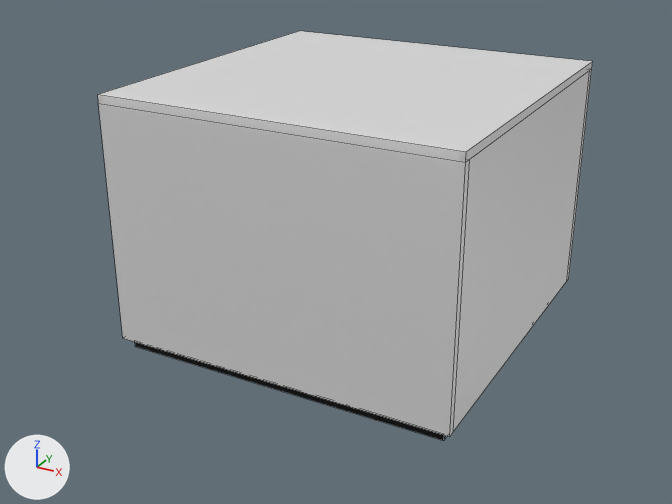
The FBX model Assets/Prototype_Elevator/Art/Models/ELV_Cabin_AD47.fbx as it was, and as the next commit left it.
Camera for both pictures: a 50 mm camera at (5.09, -9.92, 5.68) aimed at (-0.22, -0.27, 0.85). Lighting does not change. The marker at lower left points along +X, +Y and +Z. The first picture is the older version. Mesh edges are drawn as thin lines. Where no turn or scale is listed for an object, it has been applied to the vertices. Vertices at exactly the same position are counted once.

Objects in the first picture: 'SM_Cab_Ceiling', 'SM_Cab_FloorVoid', 'SM_Cab_Wall_Back', 'SM_Cab_Wall_Front', 'SM_Cab_Wall_Right'.
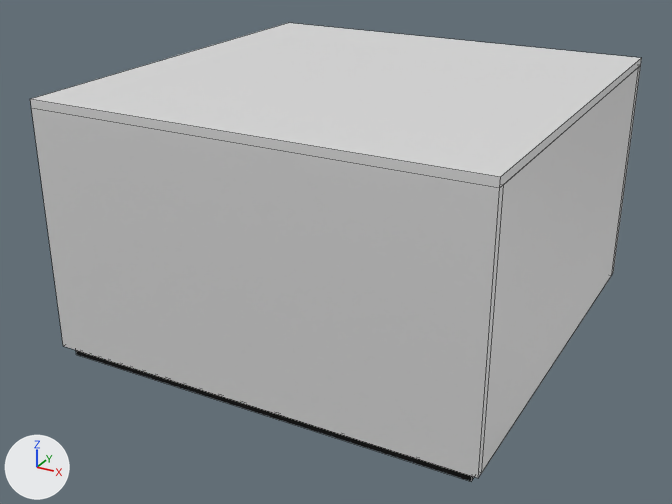
Location of each change, (x1, y1, x2, y2) in pixels of the pictures (672 x 504 px):
```json
{"object": "SM_Cab_Wall_Front", "change": "moved, rescaled", "before": [98, 103, 470, 437], "after": [31, 108, 504, 478], "on screen": "27% wider, 11% taller"}
{"object": "SM_Cab_Ceiling", "change": "rescaled", "before": [98, 31, 593, 162], "after": [30, 23, 642, 188], "on screen": "24% wider, 26% taller"}
{"object": "SM_Cab_Wall_Right", "change": "moved, rescaled", "before": [453, 71, 590, 432], "after": [482, 67, 639, 472], "on screen": "14% wider, 12% taller"}
{"object": "SM_Cab_FloorVoid", "change": "rescaled", "before": [135, 342, 447, 440], "after": [76, 350, 474, 481], "on screen": "27% wider, 33% taller"}
{"object": "SM_Cab_Wall_Back", "change": "reshaped", "before": [567, 69, 592, 280], "after": [612, 66, 641, 274], "on screen": "mostly hidden"}
```

The change, as JSON lines over the scene's bpy script:
```json
{"block": "me_sm_cab_wall_front", "where": "# used by ob_sm_cab_wall_front; location = (0.0, 0.0, 0.0)"}
{"op": "remove", "block": "me_sm_cab_wall_front", "code": "me_sm_cab_wall_front.from_pydata(...)  # 8 vertices, 6 faces; spans x -2.2..2.2, y -2.2..-2.1, z 0.0..3.0"}
{"op": "add", "block": "me_sm_cab_wall_front", "code": "me_sm_cab_wall_front.from_pydata(...)  # 8 vertices, 6 faces; spans x -2.71..2.71, y -2.71..-2.61, z 0.0..3.0"}
{"block": "me_sm_cab_wall_front", "change": "me_sm_cab_wall_front part 4: the whole mesh is scaled about its middle by (1.23, 1, 1), then moved by (0.0, -0.51, 0.0)"}
{"block": "me_sm_cab_wall_right", "where": "# used by ob_sm_cab_wall_right; location = (0.0, 0.0, 0.0)"}
{"op": "remove", "block": "me_sm_cab_wall_right", "code": "me_sm_cab_wall_right.from_pydata(...)  # 8 vertices, 6 faces; spans x 2.1..2.2, y -2.1..2.1, z 0.0..3.0"}
{"op": "add", "block": "me_sm_cab_wall_right", "code": "me_sm_cab_wall_right.from_pydata(...)  # 8 vertices, 6 faces; spans x 2.61..2.71, y -2.61..2.61, z 0.0..3.0"}
{"block": "me_sm_cab_wall_right", "change": "me_sm_cab_wall_right part 1: the whole mesh is scaled about its middle by (1, 1.24, 1), then moved by (0.51, 0.0, 0.0)"}
{"block": "me_sm_cab_floorvoid", "where": "# used by ob_sm_cab_floorvoid; location = (0.0, 0.0, 0.0)"}
{"op": "remove", "block": "me_sm_cab_floorvoid", "code": "me_sm_cab_floorvoid.from_pydata(...)  # 8 vertices, 6 faces; spans x -2.1..2.1, y -2.1..2.1, z -0.15..-0.05"}
{"op": "add", "block": "me_sm_cab_floorvoid", "code": "me_sm_cab_floorvoid.from_pydata(...)  # 8 vertices, 6 faces; spans x -2.61..2.61, y -2.61..2.61, z -0.15..-0.05"}
{"block": "me_sm_cab_floorvoid", "change": "me_sm_cab_floorvoid part 5: the whole mesh is scaled about its middle by (1.24, 1.24, 1)"}
{"block": "me_sm_cab_wall_back_mesh", "where": "# used by ob_sm_cab_wall_back; location = (0.0, 0.0, 0.0)"}
{"op": "remove", "block": "me_sm_cab_wall_back_mesh", "code": "me_sm_cab_wall_back_mesh.from_pydata(...)  # 20 vertices, 18 faces; spans x -2.2..2.2, y 2.1..2.2, z 0.0..3.0"}
{"op": "add", "block": "me_sm_cab_wall_back_mesh", "code": "me_sm_cab_wall_back_mesh.from_pydata(...)  # 20 vertices, 18 faces; spans x -2.71..2.71, y 2.61..2.71, z 0.0..3.0"}
{"block": "me_sm_cab_wall_back_mesh", "change": "me_sm_cab_wall_back_mesh part 2: all 4 vertices in x 2.2, y 2.1..2.2, z 0.0..3.0 are moved by (0.51, 0.51, 0.0)"}
{"block": "me_sm_cab_wall_back_mesh", "change": "other edits to the shape of me_sm_cab_wall_back_mesh do not show in these pictures"}
{"block": "me_sm_cab_ceiling", "where": "# used by ob_sm_cab_ceiling; location = (0.0, 0.0, 0.0)"}
{"op": "remove", "block": "me_sm_cab_ceiling", "code": "me_sm_cab_ceiling.from_pydata(...)  # 8 vertices, 6 faces; spans x -2.2..2.2, y -2.2..2.2, z 3.0..3.1"}
{"op": "add", "block": "me_sm_cab_ceiling", "code": "me_sm_cab_ceiling.from_pydata(...)  # 8 vertices, 6 faces; spans x -2.71..2.71, y -2.71..2.71, z 3.0..3.1"}
{"block": "me_sm_cab_ceiling", "change": "me_sm_cab_ceiling part 3: the whole mesh is scaled about its middle by (1.23, 1.23, 1)"}
```
